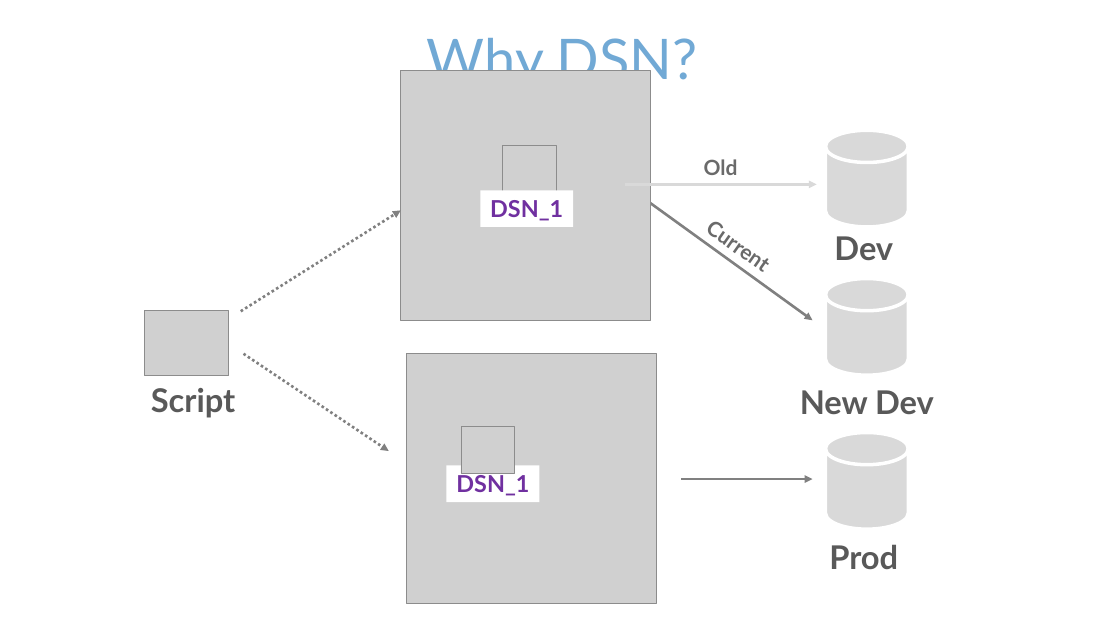
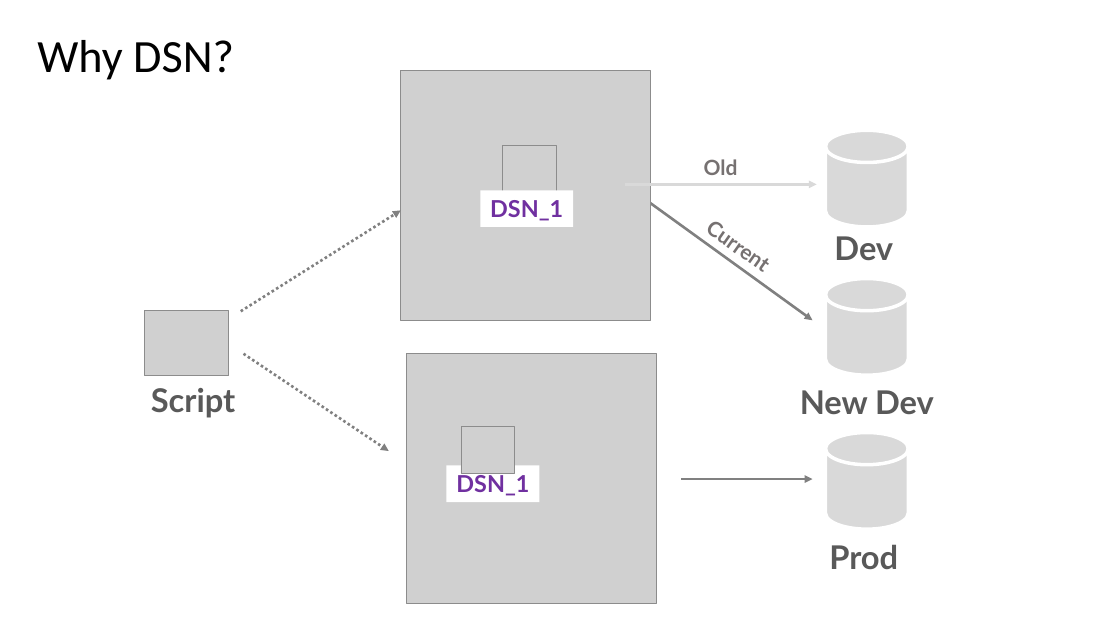
Before and after one commit to blairj09/odbc-webinar, a slide deck: slide 7 of odbc-with-r-overview.pptx. Drawn at 1120x630 pixels with LibreOffice and Linux fonts; fonts in the diff are those of the drawing; grey boxes stand for pictures; background and template pictures are left out. Boxes give left, top, right and bottom in pixels: in the first picture for what was removed or moved away, otherwise in the second. Text is boxed around its words. In the diff, an @@ line names an element or a change of style, - is before the commit and + after.

Commit message:
Update slide deck theme

```diff
--- a/odbc-with-r-overview.pptx
+++ b/odbc-with-r-overview.pptx
@@ title "Why DSN?" at bbox=[37, 40, 234, 80]: size 48 to 39.6 pt, font Lato to Calibri, text colour #71A9D5 to #000000; alignment centre to left; line spacing 1 to 0.9 @@
```
Also in this commit, not shown: 24 other slides changed.
